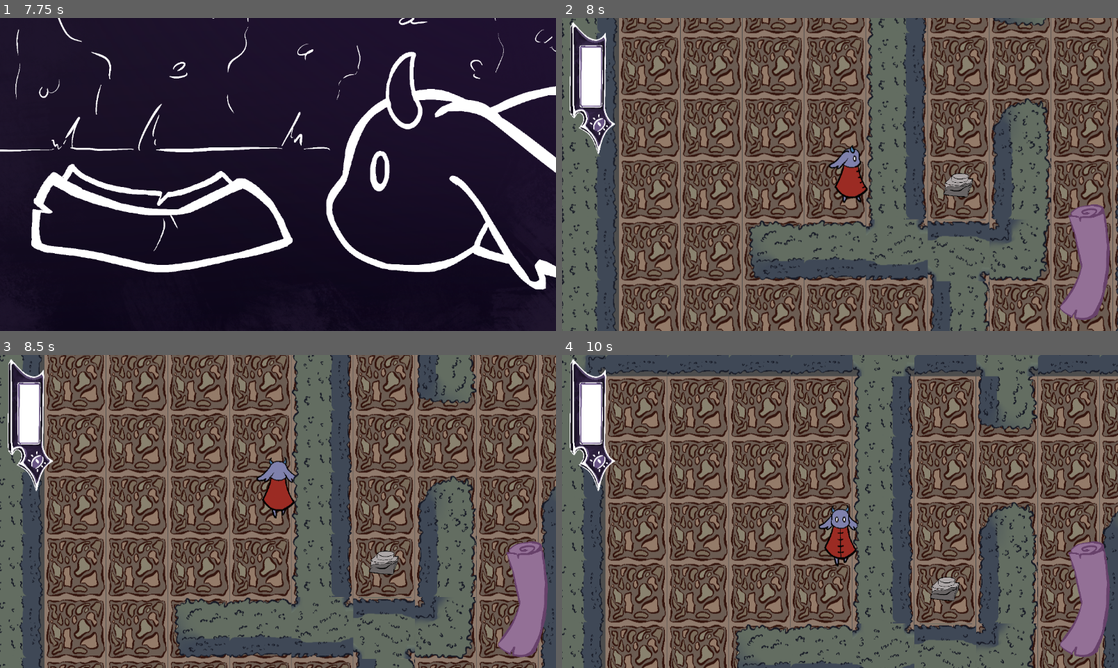
Above: before the commit, frames 1-4 (two rows, left to right).
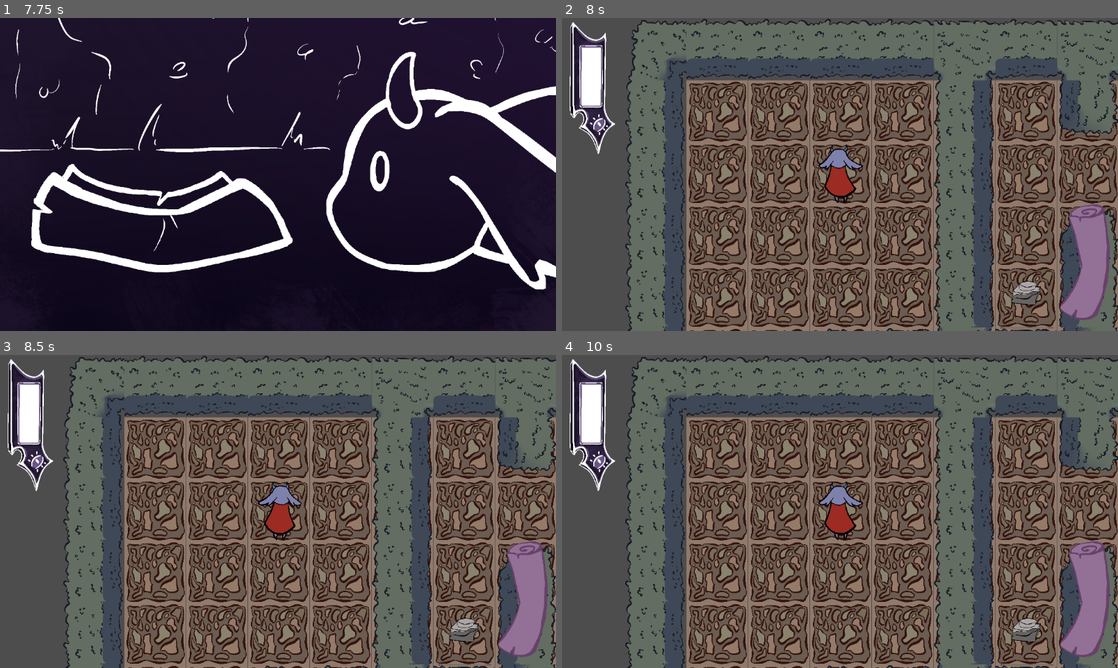
Above: after the commit, the same moments.

Repository: Horacjusz/a_merdz_byl
Game: Godot game, scene res://scenes/main.tscn
The game is run twice, just before and just after one commit, with the same random seed, the same clock (stepped at 60 frames per second) and the same inputs. Sound files missing from this copy of the repository are replaced by a short silence.
Inputs (mouse positions are in pixels of both pictures, inside the frame that each line leads up to):
- Up to frame 1 (7.75 s): click (77, 174) at 0.5 s; move the mouse to (400, 158) at 1.27 s; hold Right (ui_right) 1.28-2.03 s; hold F (press_F_to_pay_respect) 1.28-2.03 s; click (400, 158) at 1.42 s; move the mouse to (166, 190) at 2.02 s; hold Down (ui_down) 2.03-2.78 s; tap F (press_F_to_pay_respect) at 2.1, 4.35, 5.85, 7.35 s; move the mouse to (333, 105) at 2.77 s; hold Right (ui_right) 2.78-3.5 s; hold F (press_F_to_pay_respect) 2.78-3.5 s; click (522, 265) at 3.5 s; move the mouse to (250, 237) at 4.27 s; hold Up (ui_up) 4.28-5.03 s; click (250, 237) at 4.42 s; move the mouse to (444, 221) at 5.02 s; hold F (press_F_to_pay_respect) 5.03-5.78 s; hold Left (ui_left) 5.03-6.53 s; move the mouse to (111, 127) at 5.77 s; tap Enter at 6.5 s; move the mouse to (305, 174) at 6.52 s; hold Down (ui_down) 6.53-7.28 s; hold F (press_F_to_pay_respect) 6.53-7.28 s; click (305, 174) at 6.67 s; move the mouse to (194, 96) at 7.27 s; hold Right (ui_right) from 7.28 s (still down)
- Up to frame 2 (8 s): keep holding Right (ui_right)
- Up to frame 3 (8.5 s): move the mouse to (400, 495) at 8.02 s; release Right (ui_right) at 8.03 s; hold Up (ui_up) from 8.03 s (still down); hold F (press_F_to_pay_respect) from 8.03 s (still down)
- Up to frame 4 (10 s): move the mouse to (728, 527) at 8.77 s; release Up (ui_up) at 8.78 s; release F (press_F_to_pay_respect) at 8.78 s; hold Right (ui_right) 8.78-9.53 s; tap F (press_F_to_pay_respect) at 8.85 s; click (728, 527) at 8.92 s; move the mouse to (895, 442) at 9.52 s; hold Down (ui_down) from 9.53 s (still down); hold F (press_F_to_pay_respect) from 9.53 s (still down)

Frame 1 is identical in both runs. In frame 2, 69% of the frame differs, in the area x 0-100%, y 0-100%; in frame 3, 70%; in frame 4, 68%.

Commit message:
Add WSAD movement

Diff:
--- a/game/project.godot
+++ b/game/project.godot
@@ -22,8 +22,8 @@
 [autoload]
 
 LevelManager="*uid://02ktbkkth47a"
+Inventory="*uid://dxdk186imfde8"
 FootstepSoundManager="*uid://bme557gdv5wj1"
-Inventory="*uid://dxdk186imfde8"
 
 [debug]
 
@@ -45,6 +45,26 @@
 "events": [Object(InputEventKey,"resource_local_to_scene":false,"resource_name":"","device":-1,"window_id":0,"alt_press …(192 unchanged characters)…
 ]
 }
+move_left={
+"deadzone": 0.2,
+"events": [Object(InputEventKey,"resource_local_to_scene":false,"resource_name":"","device":-1,"window_id":0,"alt_pressed":false,"shift_pressed":false,"ctrl_pressed":false,"meta_pressed":false,"pressed":false,"keycode":0,"physical_keycode":65,"key_label":0,"unicode":97,"location":0,"echo":false,"script":null)
+]
+}
+move_right={
+"deadzone": 0.2,
+"events": [Object(InputEventKey,"resource_local_to_scene":false,"resource_name":"","device":-1,"window_id":0,"alt_pressed":false,"shift_pressed":false,"ctrl_pressed":false,"meta_pressed":false,"pressed":false,"keycode":0,"physical_keycode":68,"key_label":0,"unicode":100,"location":0,"echo":false,"script":null)
+]
+}
+move_up={
+"deadzone": 0.2,
+"events": [Object(InputEventKey,"resource_local_to_scene":false,"resource_name":"","device":-1,"window_id":0,"alt_pressed":false,"shift_pressed":false,"ctrl_pressed":false,"meta_pressed":false,"pressed":false,"keycode":0,"physical_keycode":87,"key_label":0,"unicode":119,"location":0,"echo":false,"script":null)
+]
+}
+move_down={
+"deadzone": 0.2,
+"events": [Object(InputEventKey,"resource_local_to_scene":false,"resource_name":"","device":-1,"window_id":0,"alt_pressed":false,"shift_pressed":false,"ctrl_pressed":false,"meta_pressed":false,"pressed":false,"keycode":0,"physical_keycode":83,"key_label":0,"unicode":115,"location":0,"echo":false,"script":null)
+]
+}
 
 [layer_names]
 
@@ -57,3 +77,4 @@
 [rendering]
 
 rendering_device/driver.windows="d3d12"
+textures/vram_compression/import_etc2_astc=true
--- a/game/scripts/player.gd
+++ b/game/scripts/player.gd
@@ -76,7 +76,7 @@
 func _physics_process(delta: float) -> void:
 	footstep_cooldown_left = maxf(0.0, footstep_cooldown_left - delta)
 
-	var input_direction: Vector2 = Input.get_vector("ui_left", "ui_right", "ui_up", "ui_down")
+	var input_direction: Vector2 = Input.get_vector("move_left", "move_right", "move_up", "move_down")
 
 	var previous_player_move_state: int = current_player_move_state
 	var previous_direction: int = direction
Not shown, changed: game/export_presets.cfg
Not shown: 1 places in game/resources/tile_set.tres that only renumber resources
